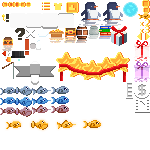
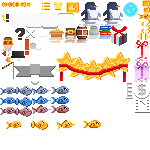
The second w=150, h=150 image is a revision of the first. Changes to its layers:
painted on "Кнопка меню персонажей" over left=54, top=2, right=62, bottom=10
